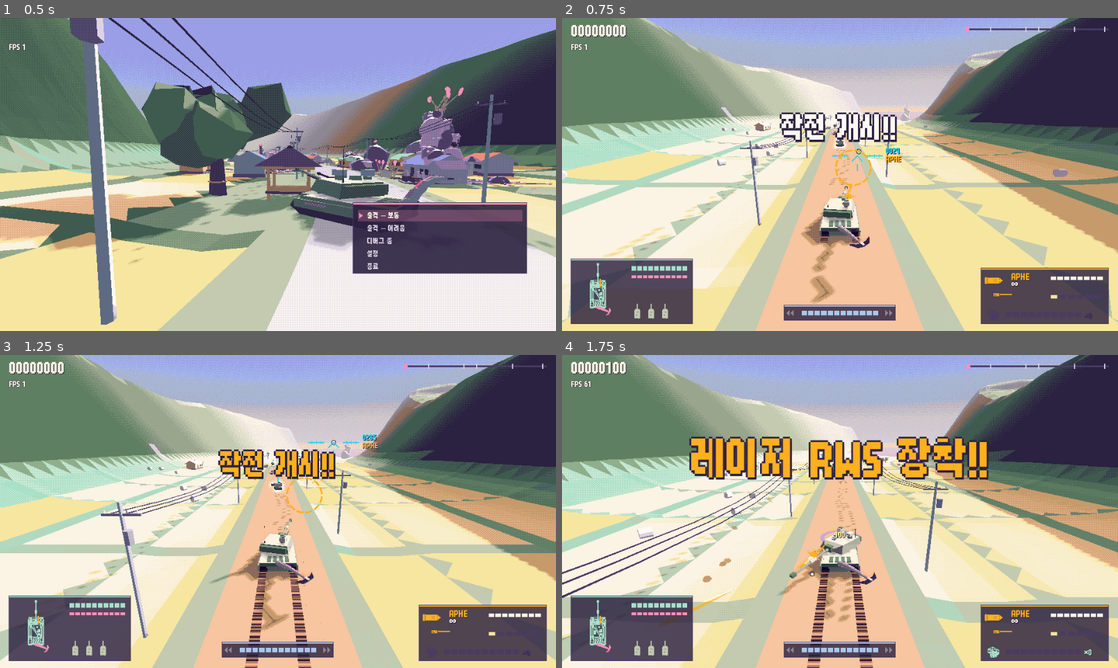
Above: before the commit, frames 1-4 (two rows, left to right).
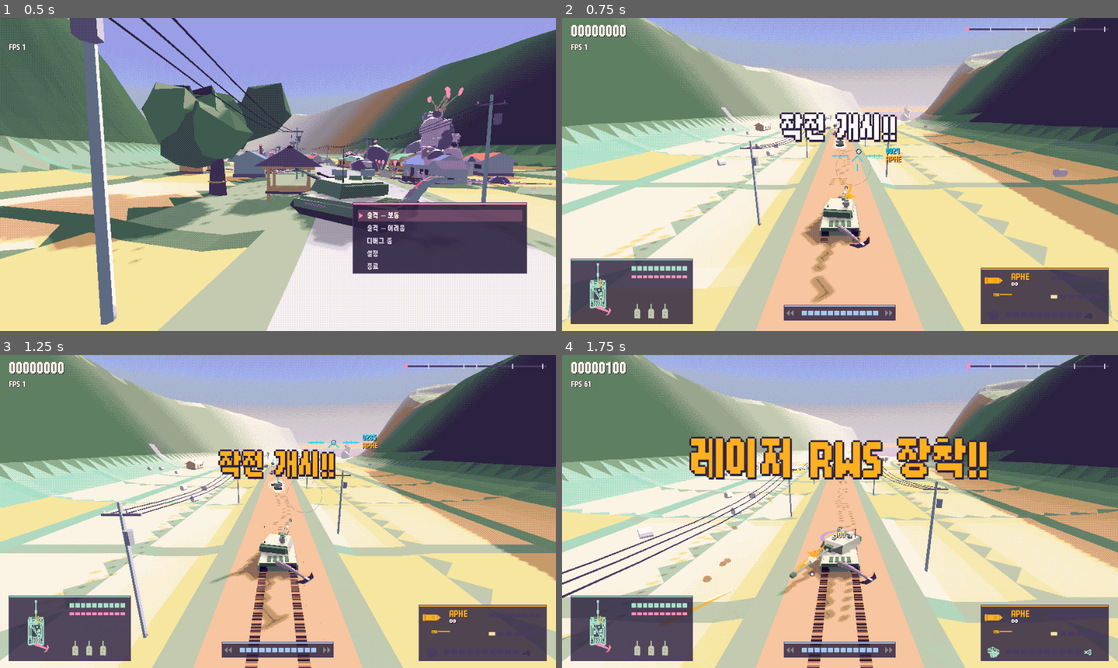
Above: after the commit, the same moments.

Repository: scarf005/orca-class
Game: Godot game, scene res://scenes/main.tscn
Same seed, same stepped clock (60 frames per second), same inputs: the game is played once before the commit and once after it.
Inputs (mouse positions are in pixels of both pictures, inside the frame that each line leads up to):
- Up to frame 1 (0.5 s): no input
- Up to frame 2 (0.75 s): tap Enter (ui_accept) at 0.5 s; drag from (840, 174) to (895, 105) at 0.52 s
- Up to frame 3 (1.25 s): no input
- Up to frame 4 (1.75 s): drag from (728, 527) to (812, 574) at 1.27 s

Frame 1 is identical in both runs. In frame 2, 0.2% of the frame differs, in the area x 49-98%, y 42-84%; in frame 3, 0.2%; in frame 4, 0.1%.

Commit message:
feat: replace the main-gun reload with a Star Fox-style charged shot
- no reload: press to charge, release at full charge to fire, release earlier fires nothing
- charged APHE blasts 9 m / 600 around the impact; the lock lays the turret on the target
- breech damage slows the charge instead of the reload; no lateral slowdown while charging

Assisted-by: claude-code:claude-opus-5-5
Co-authored-by: Claude Opus 5.5 <noreply@anthropic.com>

Diff:
--- a/scripts/player/armament.gd
+++ b/scripts/player/armament.gd
@@ -23,9 +23,8 @@
 ## Rounds loaded per special-round pickup.
 const MAGAZINE := {Round.HEAT: 6, Round.CANISTER: 6, Round.DRAGON: 6, Round.APFSDS: 6, Round.AIRBURST: 6}
 
-## A real 100 mm gun: a shell that wrecks any ordinary vehicle outright. The autoloader cycles fast
-## enough that the gun, not the coax, is the main way to thin a wave.
-const RELOAD := 1.2
+## A real 100 mm gun, Star Fox style: no reload, only the charge. Holding the button charges a shell that
+## wrecks any ordinary vehicle outright and blasts the pack around it, so the charge time is the gun's cadence.
 const SHELL_SPEED := 1700.0 ## Main-gun rounds are hitscan; this only sets their lead (none, in effect).
 const SHELL_RANGE := 420.0
 const SHELL_DAMAGE := 1500.0
@@ -34,8 +33,8 @@
 const CHARGE_TIME := 0.8
 const CHARGE_RING := Vector2(160.0, 68.0) ## 3D-view pixels; the full-charge ring exceeds the soft lock.
 const APHE_DAMAGE := Vector2(1.0, 2.0)
-const APHE_RADIUS := Vector2(5.0, 8.0)
-const APHE_BLAST := Vector2(600.0, 900.0)
+const APHE_RADIUS := Vector2(5.0, 9.0)
+const APHE_BLAST := Vector2(600.0, 600.0)
 const HEAT_STAGGER := Vector2(1.0, 2.5)
 const HEAT_RADIUS := Vector2(9.0, 12.0)
 const APFSDS_RANGE := Vector2(1.0, 1.4)
--- a/scripts/player/tank.gd
+++ b/scripts/player/tank.gd
@@ -71,7 +71,6 @@
 var coax_tier := 0
 var current_round := Armament.Round.APHE
 var round_count := 0
-var reload := 0.0
 var charge := 0.0
 var charge_lock: Entity
 var charge_part := ""
@@ -185,9 +184,7 @@
 	invuln = maxf(0.0, invuln - delta)
 	show_damage(delta, HULL_RADIUS)
 	anchor_cooldown = maxf(0.0, anchor_cooldown - delta)
-	var loaded_delta := delta if reload <= 0.0 else maxf(delta - reload, 0.0)
-	reload = maxf(0.0, reload - delta)
-	_update_charge(loaded_delta)
+	_update_charge(delta)
 	modules.update(delta)
 	_sync_sensors()
 	_blink = maxf(0.0, _blink - delta)
@@ -241,7 +238,7 @@
 		rail.advance(delta, 0, modules.meter_refill_factor())
 		return
 	rail.advance(delta, command, modules.meter_refill_factor())
-	var target := Vector2(input.x * MOVE_SPEED.x * (0.5 if is_charging() else 1.0), input.y * MOVE_SPEED.y) * modules.move_factor()
+	var target := Vector2(input.x * MOVE_SPEED.x, input.y * MOVE_SPEED.y) * modules.move_factor()
 	local_velocity = local_velocity.move_toward(target, ACCEL * delta)
 	if _drift > 0.0:
 		_drift -= delta
@@ -265,7 +262,7 @@
 	forward.y = 0.0
 	forward = forward.normalized()
 	var right := forward.cross(Vector3.UP)
-	var wish := (right * input.x + forward * input.y) * ARENA_SPEED * modules.move_factor() * (0.5 if is_charging() else 1.0)
+	var wish := (right * input.x + forward * input.y) * ARENA_SPEED * modules.move_factor()
 	var current := Vector3(local_velocity.x, 0, local_velocity.y)
 	current = current.move_toward(wish, ACCEL * delta)
 	if _drift > 0.0:
@@ -595,7 +592,12 @@
 
 
 func is_charging() -> bool:
-	return input_enabled and _cannon_held and reload <= 0.0 and _charge_time >= Armament.CHARGE_DELAY
+	return input_enabled and _cannon_held and _charge_time >= Armament.CHARGE_DELAY
+
+
+## Seconds a full charge takes after the delay: a damaged breech loads slower.
+func charge_time() -> float:
+	return Armament.CHARGE_TIME * modules.breech_factor()
 
 
 func _update_charge(delta: float) -> void:
@@ -604,11 +606,12 @@
 		return
 	var held := Input.is_action_pressed("fire_cannon")
 	_cannon_released = _cannon_held and not held
-	if held and reload <= 0.0:
-		if _charge_time <= 0.0:
+	if held:
+		var before := _charge_time
+		_charge_time += delta
+		if before < Armament.CHARGE_DELAY and _charge_time >= Armament.CHARGE_DELAY:
 			Sfx.play("charge", global_position)
-		_charge_time += delta
-		charge = 1.0 if _charge_time >= Armament.CHARGE_DELAY + Armament.CHARGE_TIME else clampf((_charge_time - Armament.CHARGE_DELAY) / Armament.CHARGE_TIME, 0.0, 1.0)
+		charge = clampf((_charge_time - Armament.CHARGE_DELAY) / charge_time(), 0.0, 1.0)
 		if charge >= 1.0 and not _full_click:
 			_full_click = true
 			Sfx.play("charge_full", global_position)
@@ -675,8 +678,8 @@
 		for i in _coax_timers.size():
 			_coax_timers[i] = maxf(_coax_timers[i] - delta, 0.0)
 	if _cannon_released:
-		if input_enabled and reload <= 0.0:
-			fire_cannon(Vector3.INF, Vector3.ZERO, charge)
+		if input_enabled and charge >= 1.0:
+			fire_cannon(Vector3.INF, Vector3.ZERO, 1.0)
 		_cancel_charge()
 
 
@@ -814,7 +817,6 @@
 		if round_count <= 0:
 			current_round = Armament.Round.APHE
 		round_changed.emit()
-	reload = Armament.RELOAD * modules.reload_factor()
 	_cannon_feedback(muzzle, barrel_dir, power)
 
 
@@ -858,7 +860,7 @@
 	shell.impacted.connect(_count_hit, CONNECT_ONE_SHOT)
 	match round:
 		Armament.Round.APHE:
-			# A small filler: it wrecks what it hits and what is right beside it, not the wave.
+			# A small filler: it wrecks what it hits and, charged, the pack around it.
 			shell.hit.damage *= lerpf(Armament.APHE_DAMAGE.x, Armament.APHE_DAMAGE.y, power)
 			shell.blast_radius = lerpf(Armament.APHE_RADIUS.x, Armament.APHE_RADIUS.y, power)
 			shell.blast_damage = lerpf(Armament.APHE_BLAST.x, Armament.APHE_BLAST.y, power)
--- a/scripts/player/tank_modules.gd
+++ b/scripts/player/tank_modules.gd
@@ -113,7 +113,7 @@
 	return _factor("track_l", 0.75, 0.5) * _factor("track_r", 0.75, 0.5)
 
 
-func reload_factor() -> float:
+func breech_factor() -> float:
 	return _factor("breech", 1.5, 3.0)
 
 
--- a/scripts/ui/debug_room.gd
+++ b/scripts/ui/debug_room.gd
@@ -86,7 +86,7 @@
 			break
 	_gunner.aim_point = target
 	_gunner.load_round(_round)
-	_gunner.fire_cannon(from, forward)
+	_gunner.fire_cannon(from, forward, 1.0)
 
 
 func _exit_tree() -> void:
--- a/scripts/ui/hud.gd
+++ b/scripts/ui/hud.gd
@@ -322,7 +322,7 @@
 	var origin := Vector2(724, 432)
 	var round_color: Color = Armament.ROUND_COLORS[p.current_round]
 	_panel(Rect2(origin, Vector2(220, 96)), round_color)
-	# Main gun: the loaded round's model, its magazine count, and the reload bar.
+	# Main gun: the loaded round's model, its magazine count, and the charge bar.
 	if p.current_round != _shown_round:
 		_shown_round = p.current_round
 		var round_mesh := _round_view.show_mesh(Pickup.mesh_of(Armament.ROUND_IDS[p.current_round]), round_color)
@@ -330,8 +330,7 @@
 	draw_texture(_round_view.get_texture(), origin + Vector2(4, 6))
 	_text(origin + Vector2(52, 20), ROUND_CODES[p.current_round], round_color, 14)
 	_text(origin + Vector2(52, 32), "∞" if p.current_round == Armament.Round.APHE else "×%d" % p.round_count, Palette.CREAM, 12)
-	var reload := 1.0 - p.reload / (Armament.RELOAD * p.modules.reload_factor())
-	_bar(Rect2(origin + Vector2(120, 14), Vector2(90, 6)), reload, Palette.CREAM if reload >= 1.0 else Palette.STONE, 8)
+	_bar(Rect2(origin + Vector2(120, 14), Vector2(90, 6)), p.charge, Palette.CREAM if p.charge >= 1.0 else Palette.STONE, 8)
 	# Coax: the mounted guns themselves, then tier pips.
 	draw_texture(_coax_view.get_texture(), origin + Vector2(4, 34))
 	for i in Armament.COAX_TIERS.size():
@@ -454,12 +453,10 @@
 var _lock: Entity
 var _lock_part := ""
 var _lock_time := 0.0
-var _was_ready := true
-var _ready_flash := 0.0
 
 
 ## The fire-control sight: a gunner's chevron with stadia ticks and a live range readout, a
-## segmented reload ring that flashes READY, the loaded round's code, where the barrel actually
+## segmented charge ring, the loaded round's code, where the barrel actually
 ## points, and an animated lock on the soft-locked target with its callsign, range and lead point.
 func _draw_reticle() -> void:
 	var p := world.player
@@ -467,14 +464,9 @@
 		return
 	var cam := world.camera
 	var cursor := p.aim_screen * SCALE
-	var ready := p.reload <= 0.0
-	if ready and not _was_ready:
-		_ready_flash = 0.35
-	_was_ready = ready
-	_ready_flash = maxf(0.0, _ready_flash - get_process_delta_time())
 	var target := p.charge_lock if is_instance_valid(p.charge_lock) else p.coax_target
 	var charged_lock := is_instance_valid(p.charge_lock)
-	var color := Palette.HOSTILE if is_instance_valid(target) else (Palette.CYAN if ready else Palette.MIST)
+	var color := Palette.HOSTILE if is_instance_valid(target) else Palette.CYAN
 	# Like Star Fox's two sights, both marks sit on the line the barrel points along: the ring close
 	# in front of the muzzle, the chevron out at the range the sight rests on. Lined up, they show
 	# where the gun fires; the mouse only leaves a small cursor the turret swings toward.
@@ -502,14 +494,11 @@
 	if p.modules.lock_factor() > 0.0:
 		_text(c + Vector2(50, -4), "%04d" % int(p.sight_range), color, 12)
 	_text(c + Vector2(50, 10), ROUND_CODES[p.current_round], Armament.ROUND_COLORS[p.current_round], 12)
-	# Reload ring: twelve segments fill; a READY flash when the gun is loaded.
-	var reload := clampf(1.0 - p.reload / (Armament.RELOAD * p.modules.reload_factor()), 0.0, 1.0)
+	# Charge ring: twelve segments fill as the shot charges.
 	for k in 12:
 		var a0 := -PI * 0.5 + TAU * k / 12.0 + 0.06
-		var filled := float(k) / 12.0 < reload
+		var filled := float(k) / 12.0 < p.charge
 		draw_arc(n, 30, a0, a0 + TAU / 12.0 - 0.12, 4, Armament.ROUND_COLORS[p.current_round] if filled else Color(Palette.STONE, 0.5), 3.0 if filled else 1.0)
-	if _ready_flash > 0.0 and fmod(_ready_flash, 0.1) < 0.06:
-		_text(n + Vector2(0, -40), "READY", Palette.WHITE, 12, HORIZONTAL_ALIGNMENT_CENTER, 0)
 	# Lock: brackets snap in from wide when a new target (or a new module of it) is acquired.
 	var part := p.charge_part if charged_lock else p.coax_part
 	if target != _lock or part != _lock_part:
--- a/tests/audio_test.gd
+++ b/tests/audio_test.gd
@@ -49,7 +49,6 @@
 	var world := stage()
 	Game.silent = false # Silent runs load no streams; the master bus stays muted.
 	Sfx._guns.clear()
-	world.player.reload = 0.0
 	world.player.fire_cannon()
 	Game.silent = true
 	check(Sfx._guns.has("cannon"), "the tank's own cannon shot goes through the non-positional gun player")
--- a/tests/charge_test.gd
+++ b/tests/charge_test.gd
@@ -16,82 +16,123 @@
 
 
 func _step(tank: Tank, delta: float) -> void:
-	var loaded := delta if tank.reload <= 0.0 else maxf(delta - tank.reload, 0.0)
-	tank.reload = maxf(tank.reload - delta, 0.0)
-	tank._update_charge(loaded)
+	tank._update_charge(delta)
 	tank._update_weapons(delta)
 
 
-func test_hold_release_and_tap() -> void:
-	var world := _rig()
-	var tank := world.player
-	Input.action_press("fire_cannon")
-	_step(tank, Armament.CHARGE_DELAY + Armament.CHARGE_TIME)
-	check_eq(world.stats.shots, 0, "holding never fires")
-	check_eq(tank.charge, 1.0, "loaded gun reaches full at delay plus charge time")
+func test_clicks_and_early_releases_fire_nothing_and_reset() -> void:
+	var world := _rig()
+	var tank := world.player
+	for _i in 30:
+		Input.action_press("fire_cannon")
+		_step(tank, 1.0 / 60.0)
+		Input.action_release("fire_cannon")
+		_step(tank, 1.0 / 60.0)
+	check_eq(world.stats.shots, 0, "clicking fires nothing")
+	Input.action_press("fire_cannon")
+	_step(tank, Armament.CHARGE_DELAY - 0.01)
+	check_eq(tank.charge, 0.0, "no charge before the delay")
+	_step(tank, 0.01 + Armament.CHARGE_TIME * 0.5)
+	check_near(tank.charge, 0.5, 0.001, "then it charges over CHARGE_TIME")
+	_step(tank, Armament.CHARGE_TIME * 0.49)
+	check(tank.charge < 1.0, "just short of full")
+	Input.action_release("fire_cannon")
+	_step(tank, 0.0)
+	check_eq(world.stats.shots, 0, "releasing before full fires nothing")
+	check_eq(tank.charge, 0.0, "and resets the charge")
+	Input.action_press("fire_cannon")
+	_step(tank, Armament.CHARGE_DELAY + 0.01)
+	check_near(tank.charge, 0.01 / Armament.CHARGE_TIME, 0.001, "the next press starts over")
+	Input.action_release("fire_cannon")
+
+
+func test_full_charge_holds_and_release_fires_exactly_one_shell() -> void:
+	var world := _rig()
+	var tank := world.player
+	Input.action_press("fire_cannon")
+	_step(tank, Armament.CHARGE_DELAY + Armament.CHARGE_TIME)
+	check_eq(tank.charge, 1.0, "full at delay plus charge time")
 	_step(tank, 5.0)
-	check_eq(tank.charge, 1.0, "full charge holds indefinitely")
-	check_eq(world.stats.shots, 0, "long hold still never fires")
+	check_eq(tank.charge, 1.0, "a full charge holds indefinitely")
+	check_eq(world.stats.shots, 0, "holding fires nothing")
 	Input.action_release("fire_cannon")
 	_step(tank, 0.0)
-	check_eq(world.stats.shots, 1, "release fires once")
-	check_eq(world.stats.charged_shots, 1, "full shot is counted")
-	check_eq(tank.charge, 0.0, "release clears charge")
-	Input.action_press("fire_cannon")
-	_step(tank, 0.01)
-	Input.action_release("fire_cannon")
-	_step(tank, 0.01)
-	check_eq(world.stats.shots, 1, "tap during reload does nothing")
-	tank.reload = 0.0
-	Input.action_press("fire_cannon")
-	_step(tank, Armament.CHARGE_DELAY - 0.01)
-	check_eq(tank.charge, 0.0, "tap before delay has zero power")
-	Input.action_release("fire_cannon")
+	check_eq(world.stats.shots, 1, "release fires one shell")
+	check_eq(world.stats.charged_shots, 1, "a charged one")
+	check_eq(tank.charge, 0.0, "release clears the charge")
 	_step(tank, 0.0)
-	check_eq(world.stats.shots, 2, "loaded tap fires")
-	check_eq(world.stats.charged_shots, 1, "tap is uncharged")
-
-
-func test_held_during_reload_starts_only_when_loaded() -> void:
-	var world := _rig()
-	var tank := world.player
-	tank.reload = 0.5
-	Input.action_press("fire_cannon")
-	_step(tank, 0.4)
-	check_eq(tank.charge, 0.0, "reload time contributes no charge")
-	_step(tank, 0.2)
-	check_near(tank._charge_time, 0.1, 0.0001, "only the loaded portion of the frame counts")
-	_step(tank, Armament.CHARGE_DELAY + Armament.CHARGE_TIME - 0.1 + 0.00001)
-	check_eq(tank.charge, 1.0, "holding begins charging once loaded")
-	Input.action_release("fire_cannon")
-
-
-func test_lateral_speed_and_dash() -> void:
+	check_eq(world.stats.shots, 1, "and only the one")
+
+
+func test_continuous_charge_and_release_cycles_are_a_full_charge_apart() -> void:
+	var world := _rig()
+	var tank := world.player
+	var delta := 1.0 / 60.0
+	var shot_times: Array[float] = []
+	var t := 0.0
+	for _i in 600:
+		# The bot: hold, and let go the frame the charge is full.
+		if tank.charge >= 1.0:
+			Input.action_release("fire_cannon")
+		else:
+			Input.action_press("fire_cannon")
+		var before := world.stats.shots
+		_step(tank, delta)
+		t += delta
+		if world.stats.shots > before:
+			shot_times.append(t)
+	Input.action_release("fire_cannon")
+	check(shot_times.size() >= 8, "it keeps firing (%d shots in 10 s)" % shot_times.size())
+	for k in range(1, shot_times.size()):
+		check(shot_times[k] - shot_times[k - 1] >= Armament.CHARGE_DELAY + Armament.CHARGE_TIME - 0.0001, "shots %d and %d are at least a full charge apart (%.3f s)" % [k - 1, k, shot_times[k] - shot_times[k - 1]])
+
+
+func test_charging_does_not_slow_the_tank() -> void:
 	var world := _rig()
 	var tank := world.player
 	Input.action_press("move_right")
 	Input.action_press("fire_cannon")
 	_step(tank, Armament.CHARGE_DELAY + 0.01)
+	check(tank.is_charging(), "charging")
 	tank._update_movement(0.2)
-	check_near(tank.local_velocity.x, Tank.MOVE_SPEED.x * 0.5, 0.01, "rail lateral speed halves")
+	check_near(tank.local_velocity.x, Tank.MOVE_SPEED.x, 0.01, "rail lateral speed is untouched")
 	tank.dash(Vector2.RIGHT)
 	check(tank._drift > 0.0, "dash works while charging")
 	tank._drift = 0.0
+	world.rail.mode = Rail.Mode.ARENA
+	tank._move_arena(0.2, Vector2.RIGHT)
+	check_near(tank.local_velocity.length(), Tank.ARENA_SPEED, 0.01, "arena speed is untouched")
+	Input.action_release("fire_cannon")
+	Input.action_release("move_right")
+
+
+func test_breech_damage_slows_the_charge() -> void:
+	var world := _rig()
+	var tank := world.player
+	check_near(tank.charge_time(), Armament.CHARGE_TIME, 0.0001, "whole breech")
+	tank.modules.hp.breech = TankModules.MAX.breech * 0.4
+	check_near(tank.charge_time(), Armament.CHARGE_TIME * 1.5, 0.0001, "damaged breech charges x1.5 slower")
+	tank.modules.damage("breech", 999.0)
+	check_near(tank.charge_time(), Armament.CHARGE_TIME * 3.0, 0.0001, "destroyed breech: x3")
+	Input.action_press("fire_cannon")
+	_step(tank, Armament.CHARGE_DELAY + Armament.CHARGE_TIME * 2.0)
+	check(tank.charge < 1.0, "twice the usual charge time is not enough")
+	_step(tank, Armament.CHARGE_TIME + 0.001)
+	check_eq(tank.charge, 1.0, "three times it is")
+	Input.action_release("fire_cannon")
+
+
+func test_special_rounds_spend_one_round_per_charged_shot() -> void:
+	var world := _rig()
+	var tank := world.player
+	tank.load_round(Armament.Round.CANISTER)
+	check_eq(tank.round_count, Armament.MAGAZINE[Armament.Round.CANISTER], "full magazine")
+	Input.action_press("fire_cannon")
+	_step(tank, Armament.CHARGE_DELAY + Armament.CHARGE_TIME)
+	check_eq(tank.round_count, Armament.MAGAZINE[Armament.Round.CANISTER], "charging spends none")
 	Input.action_release("fire_cannon")
 	_step(tank, 0.0)
-	tank._update_movement(0.2)
-	check_near(tank.local_velocity.x, Tank.MOVE_SPEED.x, 0.01, "release restores lateral speed")
-	tank.reload = 0.0
-	world.rail.mode = Rail.Mode.ARENA
-	Input.action_press("fire_cannon")
-	_step(tank, Armament.CHARGE_DELAY + 0.01)
-	tank._move_arena(0.2, Vector2.RIGHT)
-	check_near(tank.local_velocity.length(), Tank.ARENA_SPEED * 0.5, 0.01, "arena speed halves")
-	Input.action_release("fire_cannon")
-	_step(tank, 0.0)
-	tank._move_arena(0.2, Vector2.RIGHT)
-	check_near(tank.local_velocity.length(), Tank.ARENA_SPEED, 0.01, "arena speed restores")
-	Input.action_release("move_right")
+	check_eq(tank.round_count, Armament.MAGAZINE[Armament.Round.CANISTER] - 1, "the charged shot spends one")
 
 
 func _target(world: World, at: Vector3) -> Enemy:
@@ -234,3 +275,58 @@
 	replacement.set_process(false)
 	world.player.fire_cannon(muzzle, (replacement.hit_center() - muzzle).normalized(), 1.0)
 	check(replacement.dead and victims[1].dead, "full APHE kills both UGVs in line")
+
+
+## Three UGVs in a row across the road, `near` and `far` meters from the one under the shell.
+func _pack(world: World, near: float, far: float) -> Array[Ugv]:
+	var d := world.rail.d + 60.0
+	var ugvs: Array[Ugv] = []
+	for u in [0.0, near, far]:
+		var ugv := Ugv.new()
+		ugv.position = Course.ground_at(d, u)
+		ugv.immobile = true
+		world.add_enemy(ugv)
+		ugv.set_process(false)
+		ugvs.append(ugv)
+	return ugvs
+
+
+func test_charged_blast_takes_a_pack_within_6_m_of_the_hit() -> void:
+	var world := _rig()
+	var tank := world.player
+	var pack := _pack(world, 3.0, 6.0)
+	var wide := _pack(world, 3.0, 14.0)[2]
+	await frames(1)
+	tank.fire_cannon(pack[0].hit_center() + Vector3.UP * 20.0, Vector3.DOWN, 1.0)
+	check_eq(pack.map(func(ugv: Ugv) -> bool: return ugv.dead), [true, true, true], "a charged shell takes the whole pack")
+	check(not wide.dead, "but not one 14 m away")
+
+
+func test_charged_shot_hits_a_target_crossing_at_15_m_per_s() -> void:
+	var world := _rig()
+	var tank := world.player
+	var enemy := _target(world, tank.hit_center() - Vector3(7.0, 0, 60.0))
+	enemy.radius = 0.5
+	enemy.max_hp = 100000.0
+	enemy.hp = enemy.max_hp
+	var delta := 1.0 / 60.0
+	var steer := func() -> void:
+		enemy.global_position.x += 15.0 * delta
+		enemy.track_velocity = Vector3(15.0, 0, 0)
+		tank.aim_screen = world.camera.unproject_position(enemy.hit_center())
+		tank._update_aim(delta)
+		_step(tank, delta)
+	Input.action_press("fire_cannon")
+	while tank.charge < 1.0:
+		steer.call()
+	steer.call()
+	check(tank.charge_lock == enemy, "full charge locks the crosser")
+	for _i in 12:
+		steer.call()
+	var before := enemy.hp
+	Input.action_release("fire_cannon")
+	enemy.global_position.x += 15.0 * delta
+	tank._update_aim(delta)
+	_step(tank, delta)
+	check(before - enemy.hp >= Armament.SHELL_DAMAGE, "the charged shell hits it (%.0f damage)" % (before - enemy.hp))
+	check(world.projectiles.all(func(p: Projectile) -> bool: return p.homing_target == null), "nothing homes")
--- a/tests/controls_test.gd
+++ b/tests/controls_test.gd
@@ -97,7 +97,7 @@
 	shell.caliber = 100
 	ugv.take_hit(shell)
 	check(ugv.dead, "a direct 100 mm hit is a kill")
-	check(Armament.RELOAD <= 1.5, "and cycles fast enough to thin a wave")
+	check(Armament.CHARGE_DELAY + Armament.CHARGE_TIME <= 1.0, "and a full charge takes no longer than a second")
 
 
 func test_the_gun_lays_on_a_soft_locked_drone_not_the_ground_behind_it() -> void:
@@ -120,7 +120,6 @@
 	var to_drone := (drone.hit_center() - tank.model.muzzle.global_position).normalized()
 	check(barrel.angle_to(to_drone) < deg_to_rad(6.0), "the barrel points close enough for rounds to reach it (off by %.1f°)" % rad_to_deg(barrel.angle_to(to_drone)))
 	var start := drone.hp
-	tank.reload = 0.0
 	tank.fire_cannon()
 	check(drone.dead or drone.hp < start, "the main gun hits it")
 	cleanup()
--- a/tests/dragon_test.gd
+++ b/tests/dragon_test.gd
@@ -43,7 +43,6 @@
 		for e in [near, far]:
 			if is_instance_valid(e):
 				e.queue_free()
-		tank.reload = 0.0
 		await frames(2)
 
 
--- a/tests/modules_test.gd
+++ b/tests/modules_test.gd
@@ -44,9 +44,8 @@
 	var world := stage()
 	var tank := world.player
 	tank.modules.damage("breech", 999.0)
-	tank.reload = 0.0
 	tank.fire_cannon()
-	check_near(tank.reload, Armament.RELOAD * 3.0, 0.01, "destroyed breech triples the reload")
+	check_near(tank.charge_time(), Armament.CHARGE_TIME * 3.0, 0.01, "destroyed breech triples the charge time")
 	tank.modules.damage("engine", 999.0)
 	check(not tank.modules.overdrive_online(), "dead engine: no overdrive")
 	check_eq(tank.modules.meter_refill_factor(), 0.0, "and no meter refill")
--- a/tests/weapons_test.gd
+++ b/tests/weapons_test.gd
@@ -38,10 +38,8 @@
 	check_eq(tank.current_round, Armament.Round.HEAT, "HEAT loaded")
 	check_eq(tank.round_count, Armament.MAGAZINE[Armament.Round.HEAT], "full HEAT magazine")
 	for i in Armament.MAGAZINE[Armament.Round.HEAT]:
-		tank.reload = 0.0
 		tank.fire_cannon()
 	check_eq(tank.current_round, Armament.Round.APHE, "empty magazine falls back to APHE")
-	tank.reload = 0.0
 	tank.fire_cannon()
 	check_eq(tank.current_round, Armament.Round.APHE, "APHE is unlimited")
 
@@ -50,7 +48,6 @@
 	var world := stage()
 	var tank := world.player
 	tank.collect(world.spawn_pickup("canister", tank.global_position + Vector3(0, 30, 0)))
-	tank.reload = 0.0
 	tank.fire_cannon()
 	tank.collect(world.spawn_pickup("apfsds", tank.global_position + Vector3(0, 30, 0)))
 	check_eq(tank.current_round, Armament.Round.APFSDS, "pickup swaps the round type")
@@ -62,10 +59,8 @@
 	var tank := world.player
 	tank.load_round(Armament.Round.CANISTER)
 	var before := world.projectiles.size()
-	tank.reload = 0.0
 	tank.fire_cannon()
 	check(world.projectiles.size() - before >= 20, "canister spawns many pellets")
-	check(tank.reload > 0.0, "firing starts the reload")
 
 
 func test_airburst_detonates_at_fuse_distance() -> void:
@@ -74,7 +69,6 @@
 	tank.load_round(Armament.Round.AIRBURST)
 	var muzzle := tank.model.muzzle.global_position
 	tank.aim_point = muzzle + -tank.model.barrel.global_basis.z * 40.0 # The shell follows the barrel.
-	tank.reload = 0.0
 	var before := world.projectiles.size()
 	tank.fire_cannon() # Hitscan: the shell flies and bursts within this call.
 	var fragments := world.projectiles.slice(before).filter(func(p: Projectile) -> bool: return not p.is_queued_for_deletion()) # Minus the spent shell.
@@ -97,7 +91,6 @@
 		ugvs.append(ugv)
 	await frames(1)
 	tank.load_round(round)
-	tank.reload = 0.0
 	var target := ugvs[0].hit_center()
 	tank.fire_cannon(target + Vector3.UP * 20.0, Vector3.DOWN)
 	return ugvs.map(func(ugv: Ugv) -> bool: return ugv.dead)
@@ -107,14 +100,12 @@
 	var world := stage()
 	var dead: Array = await _cannon_volley(world, Armament.Round.APHE, 3.0, 9.0)
 	check_eq(dead, [true, true, false], "APHE kills what it hits and what is right beside it")
-	check_near(world.player.reload, Armament.RELOAD, 0.01, "then cycles for the next round")
 
 
-func test_heat_hits_harder_and_wider_on_the_same_reload() -> void:
+func test_heat_hits_harder_and_wider_than_aphe() -> void:
 	var world := stage()
 	var dead: Array = await _cannon_volley(world, Armament.Round.HEAT, 7.0, 14.0)
 	check_eq(dead, [true, true, false], "HEAT's blast reaches past APHE's")
-	check_near(world.player.reload, Armament.RELOAD, 0.01, "HEAT loads as fast as APHE")
 
 
 func test_the_stage_hands_out_no_heat_or_apfsds() -> void:
--- a/tools/autoplay.gd
+++ b/tools/autoplay.gd
@@ -158,7 +158,7 @@
 			if _tap_down:
 				Input.action_release("fire_cannon")
 				_tap_down = false
-			elif target and tank.reload <= 0.0:
+			elif target:
 				Input.action_press("fire_cannon")
 				_tap_down = true
 		elif bot == "charge":
@@ -168,10 +168,8 @@
 			elif target and _charge_started < 0.0:
 				Input.action_press("fire_cannon")
 				_charge_started = t
-		elif target:
+		else:
 			Input.action_press("fire_cannon")
-		else:
-			Input.action_release("fire_cannon")
 	var weave := sin(t * 0.7)
 	if weave > 0.3:
 		Input.action_press("move_right")
--- a/tools/showcase.gd
+++ b/tools/showcase.gd
@@ -4,6 +4,7 @@
 ##        --scene=vfx|fungus|boss --d=620 --shots=0.5,1,2 --out=builds/showcase
 
 var screen: GameScreen
+var _next_shot := 0.0
 
 
 func run() -> int:
@@ -129,5 +130,6 @@
 	var target: Entity = world.enemies[int(t * 2.0) % world.enemies.size()]
 	tank.aim_screen = world.camera.unproject_position(target.hit_center())
 	tank.input_enabled = true
-	if tank.reload <= 0.0:
-		tank.fire_cannon()
+	if t >= _next_shot:
+		_next_shot = t + Armament.CHARGE_DELAY + Armament.CHARGE_TIME
+		tank.fire_cannon(Vector3.INF, Vector3.ZERO, 1.0)
